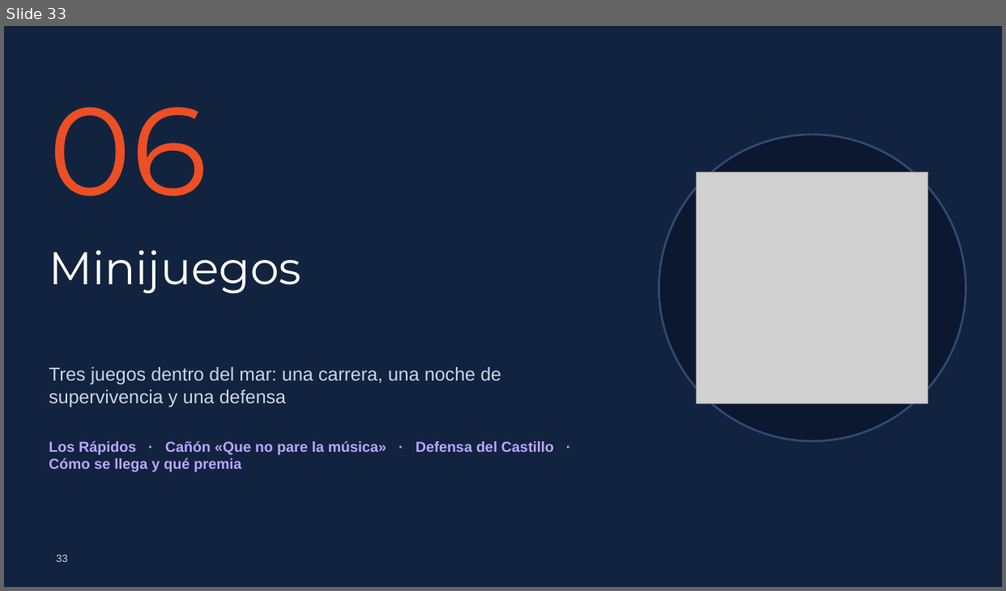
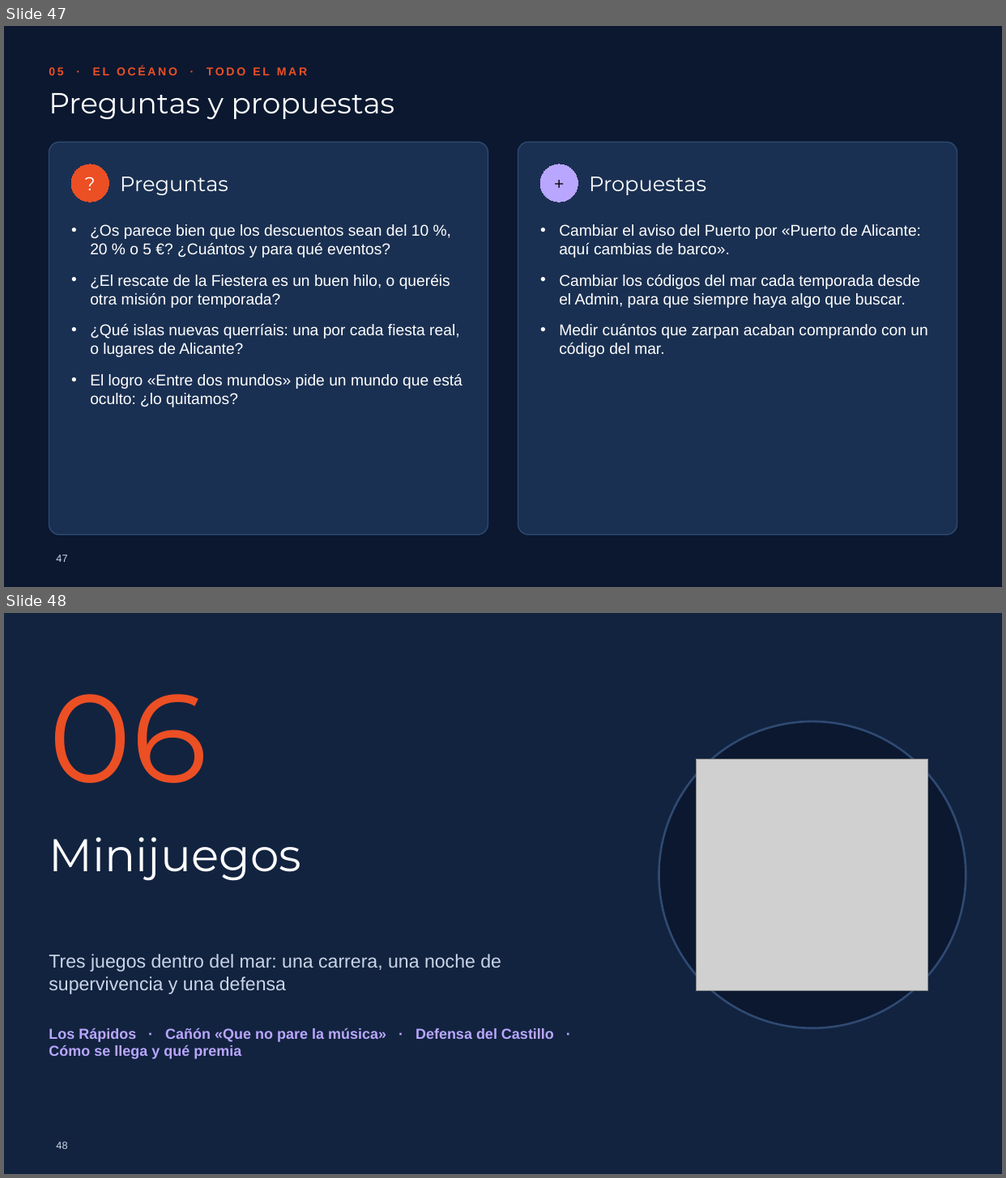
Before and after one commit to picodepato/boia-planet-web, a slide deck: docs/presentacion/boia-planet.pptx. Shown one above the other, each under a label of ours: slide 33 before the commit, slides 47 and 48 after it. The pictures are 1006x591 and 1006x1178 pixels, drawn with LibreOffice and Linux fonts; fonts in the diff are those of the drawing; grey boxes stand for pictures; background and template pictures are left out. Boxes give left, top, right and bottom in pixels: in the first picture for what was removed or moved away, otherwise in the second. Text is boxed around its words. In the diff, an @@ line names an element or a change of style, - is before the commit and + after.

```diff
--- a/docs/presentacion/boia-planet.pptx
+++ b/docs/presentacion/boia-planet.pptx
@@ slide 47 added at box(4, 26, 1002, 587), background #0B1830 @@
@@ text added at box(49, 66, 307, 75), 11 pt, text #EC4F24, bold @@
+05 · EL OCÉANO · TODO EL MAR
@@ title added at box(49, 93, 395, 119), 28 pt, text #FFFFFF @@
+Preguntas y propuestas
@@ rounded rectangle added at box(49, 142, 488, 535), fill #1A3052, outline #2F4A72 1 pt @@
@@ rounded rectangle added at box(518, 142, 957, 535), fill #1A3052, outline #2F4A72 1 pt @@
@@ ellipse added at box(71, 165, 108, 202), fill #EC4F24, outline #EC4F24 0.75 pt, 18 pt, text #FFFFFF @@
+?
@@ ellipse added at box(541, 165, 578, 202), fill #B9A6FF, outline #B9A6FF 0.75 pt, 18 pt, text #05080F @@
++
@@ text added at box(120, 177, 228, 195), 20 pt, text #FFFFFF @@
+Preguntas
@@ text added at box(589, 177, 706, 195), 20 pt, text #FFFFFF @@
+Propuestas
@@ text added at box(90, 224, 462, 408), 15 pt, text #FFFFFF @@
+• ¿Os parece bien que los descuentos sean del 10 %, 20 % o 5 €? ¿Cuántos y para qué eventos?
+• ¿El rescate de la Fiestera es un buen hilo, o queréis otra misión por temporada?
+• ¿Qué islas nuevas querríais: una por cada fiesta real, o lugares de Alicante?
+• El logro «Entre dos mundos» pide un mundo que está oculto: ¿lo quitamos?
@@ text added at box(559, 224, 927, 357), 15 pt, text #FFFFFF @@
+• Cambiar el aviso del Puerto por «Puerto de Alicante: aquí cambias de barco».
+• Cambiar los códigos del mar cada temporada desde el Admin, para que siempre haya algo que buscar.
+• Medir cuántos que zarpan acaban comprando con un código del mar.
@@ page number added at box(56, 555, 67, 562), 10 pt, text #C9D4E6 @@
+47
@@ what was slide 33 is now slide 48 @@
@@ page number at box(56, 1142, 67, 1149): text changed @@
-33
+48
```
Also in this commit, not shown: 4 slides changed, 29 other slides added, 3 slides removed, 9 other files.
